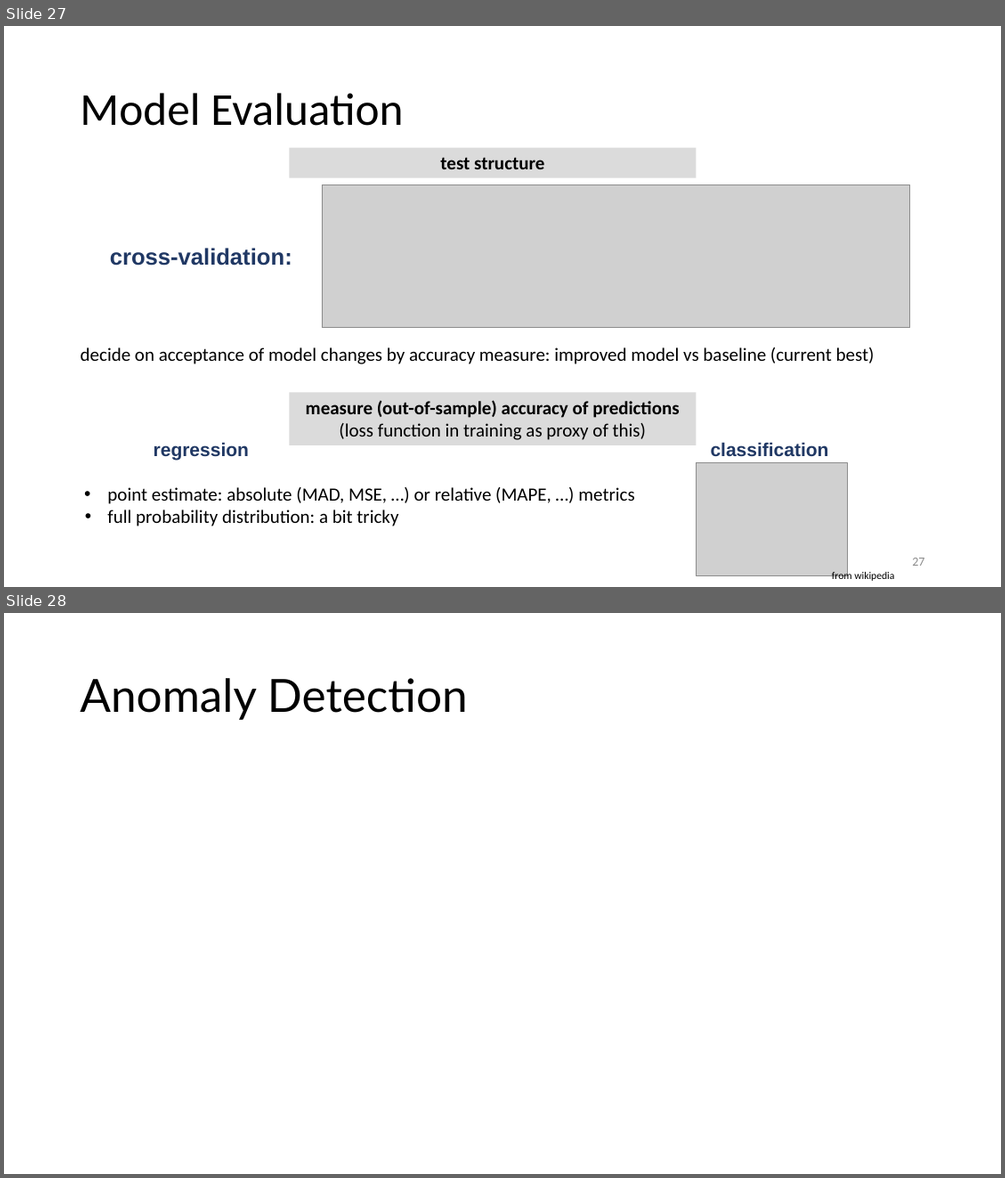
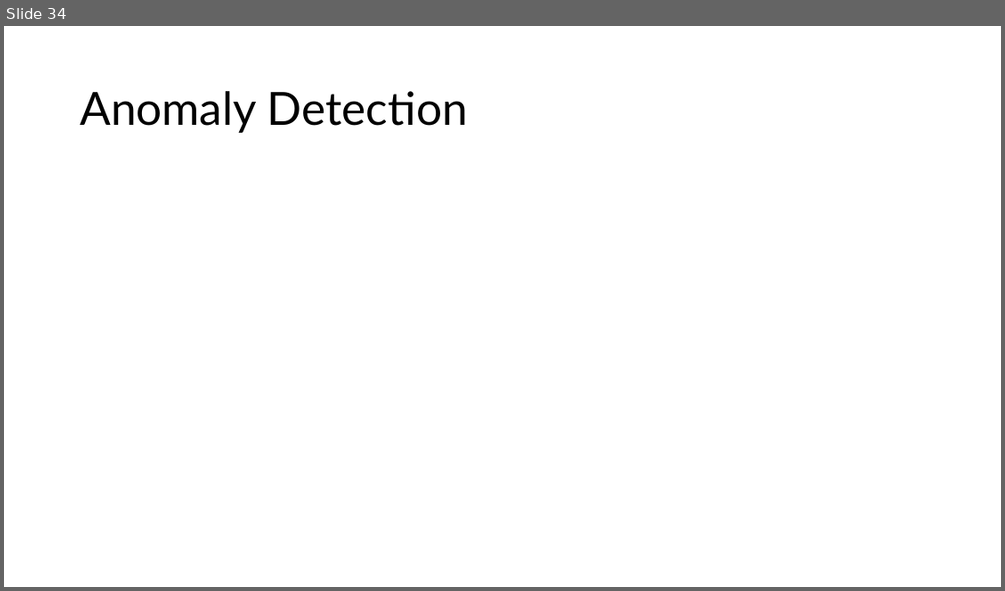
Before and after one commit to FelixWick/data_science, a slide deck: slides/9_time_series.pptx. Shown one above the other, each under a label of ours: slides 27 and 28 before the commit, slide 34 after it. The pictures are 1005x1178 and 1005x591 pixels, drawn with LibreOffice and Linux fonts; fonts in the diff are those of the drawing; grey boxes stand for pictures. Boxes give left, top, right and bottom in pixels: in the first picture for what was removed or moved away, otherwise in the second. Text is boxed around its words. In the diff, an @@ line names an element or a change of style, - is before the commit and + after.

```diff
--- a/slides/9_time_series.pptx
+++ b/slides/9_time_series.pptx
@@ slide 27 removed at box(4, 26, 1001, 587), background #FFFFFF @@
@@ title removed at box(80, 93, 403, 126) @@
-Model Evaluation
@@ rectangle removed at box(290, 148, 696, 178) @@
-test structure
@@ picture removed at box(322, 184, 910, 328) @@
@@ text removed at box(110, 248, 292, 265) @@
-cross-validation:
@@ text removed at box(81, 347, 874, 364) @@
-  decide on acceptance of model changes by accuracy measure: improved model vs baseline (current best)
@@ rectangle removed at box(290, 393, 696, 445) @@
-measure (out-of-sample) accuracy of predictions (loss function in training as proxy of this)
@@ text removed at box(154, 442, 249, 459) @@
-regression
@@ text removed at box(711, 442, 829, 457) @@
-classification
@@ picture removed at box(696, 462, 848, 576) @@
@@ text removed at box(107, 487, 634, 526) @@
-• point estimate: absolute (MAD, MSE, …) or relative (MAPE, …) metrics
-• full probability distribution: a bit tricky
@@ page number removed at box(912, 557, 924, 565) @@
-27
@@ text removed at box(832, 571, 894, 582) @@
-from wikipedia
@@ what was slide 28 is now slide 34 @@
```
Also in this commit, not shown: 3 slides changed, 6 slides added, 5 other slides removed, 2 other files.
